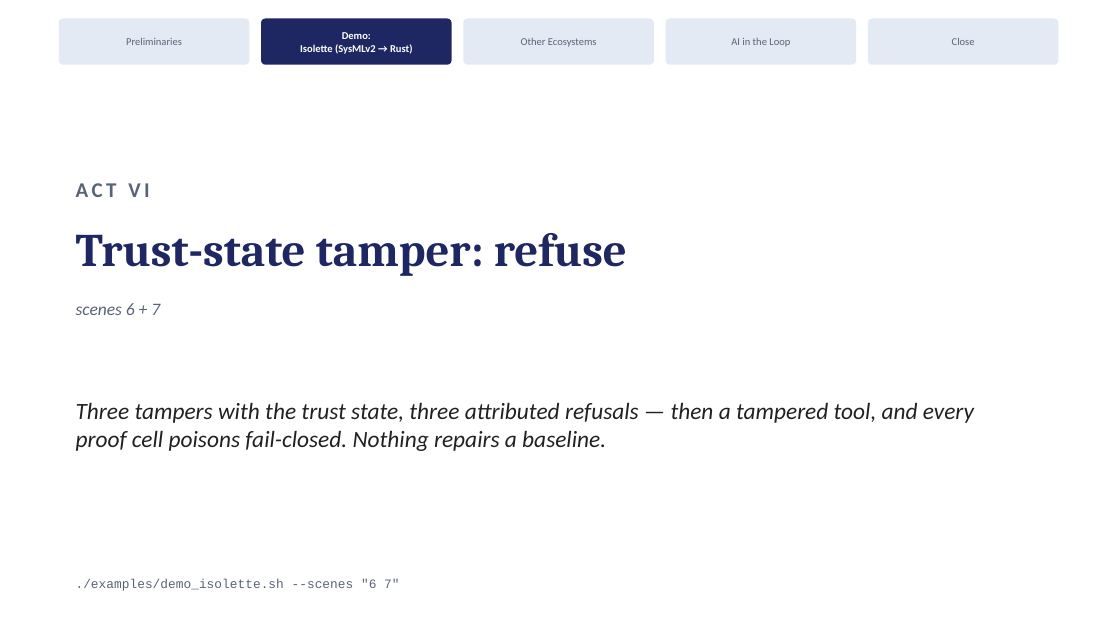
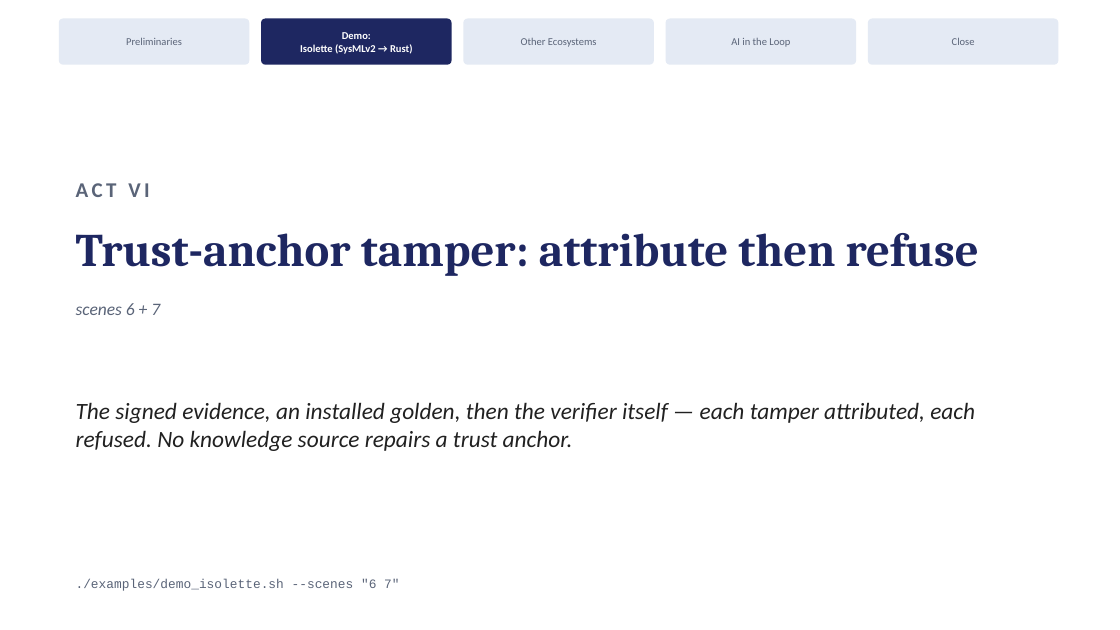
Before and after one commit to ku-sldg/pybb, a slide deck: slide 14 of docs/video_slides_draft.pptx. Drawn at 1120x630 pixels with LibreOffice and Linux fonts; fonts in the diff are those of the drawing. Boxes give left, top, right and bottom in pixels: in the first picture for what was removed or moved away, otherwise in the second. Text is boxed around its words. In the diff, an @@ line names an element or a change of style, - is before the commit and + after.

```diff
--- a/docs/video_slides_draft.pptx
+++ b/docs/video_slides_draft.pptx
@@ text at box(76, 233, 979, 276): text changed @@
-Trust-state tamper: refuse
+Trust-anchor tamper: attribute then refuse
@@ text at box(76, 402, 975, 451): text changed @@
-Three tampers with the trust state, three attributed refusals — then a tampered tool, and every proof cell poisons fail-closed. Nothing repairs a baseline.
+The signed evidence, an installed golden, then the verifier itself — each tamper attributed, each refused. No knowledge source repairs a trust anchor.
```
Also in this commit, not shown: 1 other slide changed, 3 other files.
